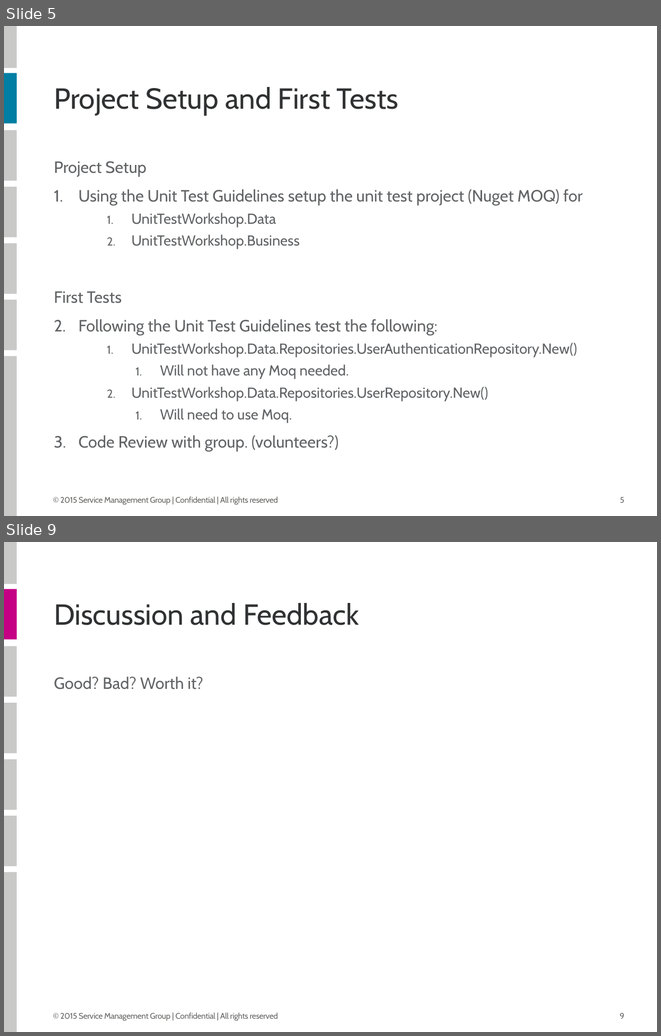
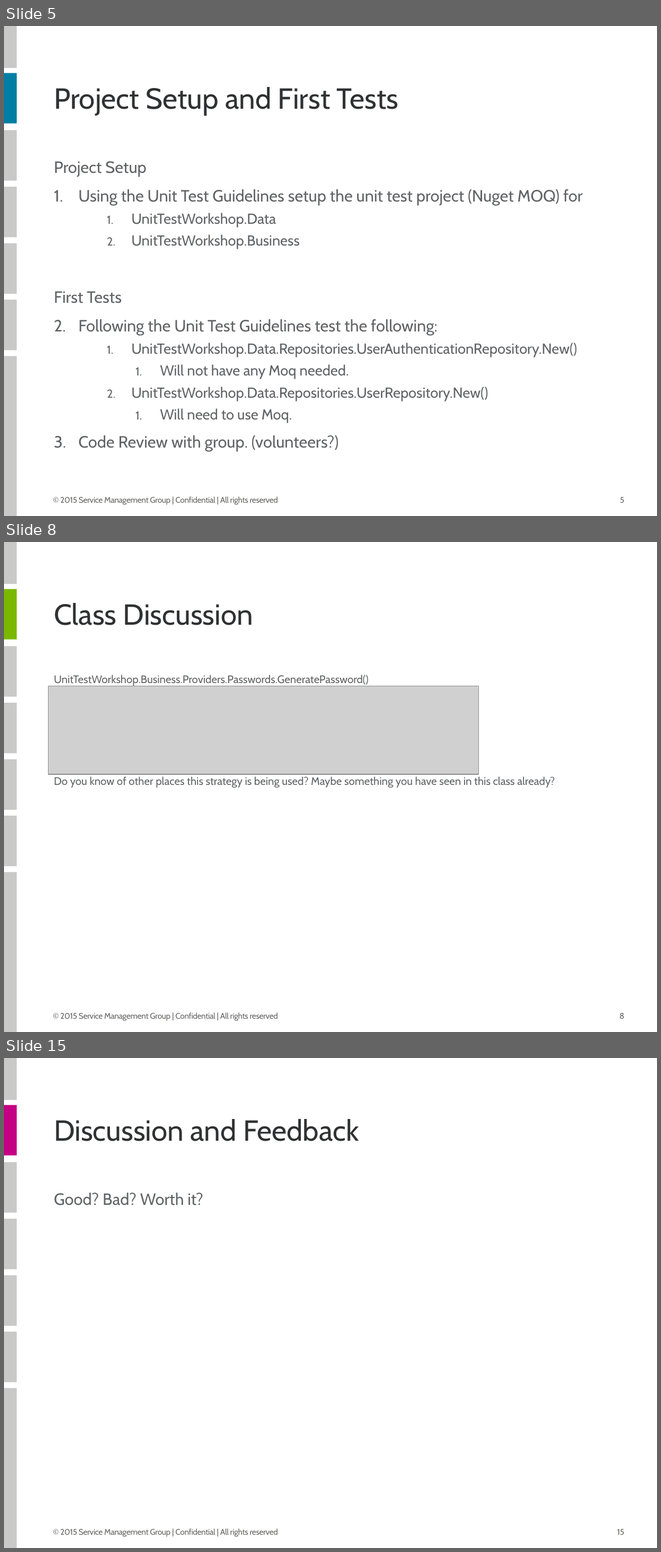
Before and after one commit to taeatonDev/UnitTestTraining, a slide deck: Unit Test Course Outline.pptx. Shown one above the other, each under a label of ours: slides 5 and 9 before the commit, slides 5, 8 and 15 after it; the slides between them are not shown. The pictures are 661x1036 and 661x1552 pixels, drawn with LibreOffice and Linux fonts; fonts in the diff are those of the drawing; grey boxes stand for pictures. Boxes give left, top, right and bottom in pixels: in the first picture for what was removed or moved away, otherwise in the second. Text is boxed around its words. In the diff, an @@ line names an element or a change of style, - is before the commit and + after.

```diff
--- a/Unit Test Course Outline.pptx
+++ b/Unit Test Course Outline.pptx
@@ slide 8 added at [4, 542, 657, 1032], background #FFFFFF; not listed: 8 template elements that a slide beside it also shows @@
@@ rectangle added at [4, 589, 17, 640], fill #7AB800 @@
@@ title added at [54, 603, 253, 625], 32 pt, text #303132 @@
+Class Discussion
@@ text added at [54, 674, 369, 686], 12 pt, text #616365 @@
+UnitTestWorkshop.Business.Providers.Passwords.GeneratePassword()
@@ picture added at [49, 686, 479, 774] @@
@@ text added at [54, 776, 555, 787], 12 pt, text #616365 @@
+Do you know of other places this strategy is being used? Maybe something you have seen in this class already?
@@ what was slide 9 is now slide 15 @@
@@ page number at [617, 1529, 624, 1534]: text changed @@
-9
+15
```
Also in this commit, not shown: 4 slides changed, 5 other slides added.
